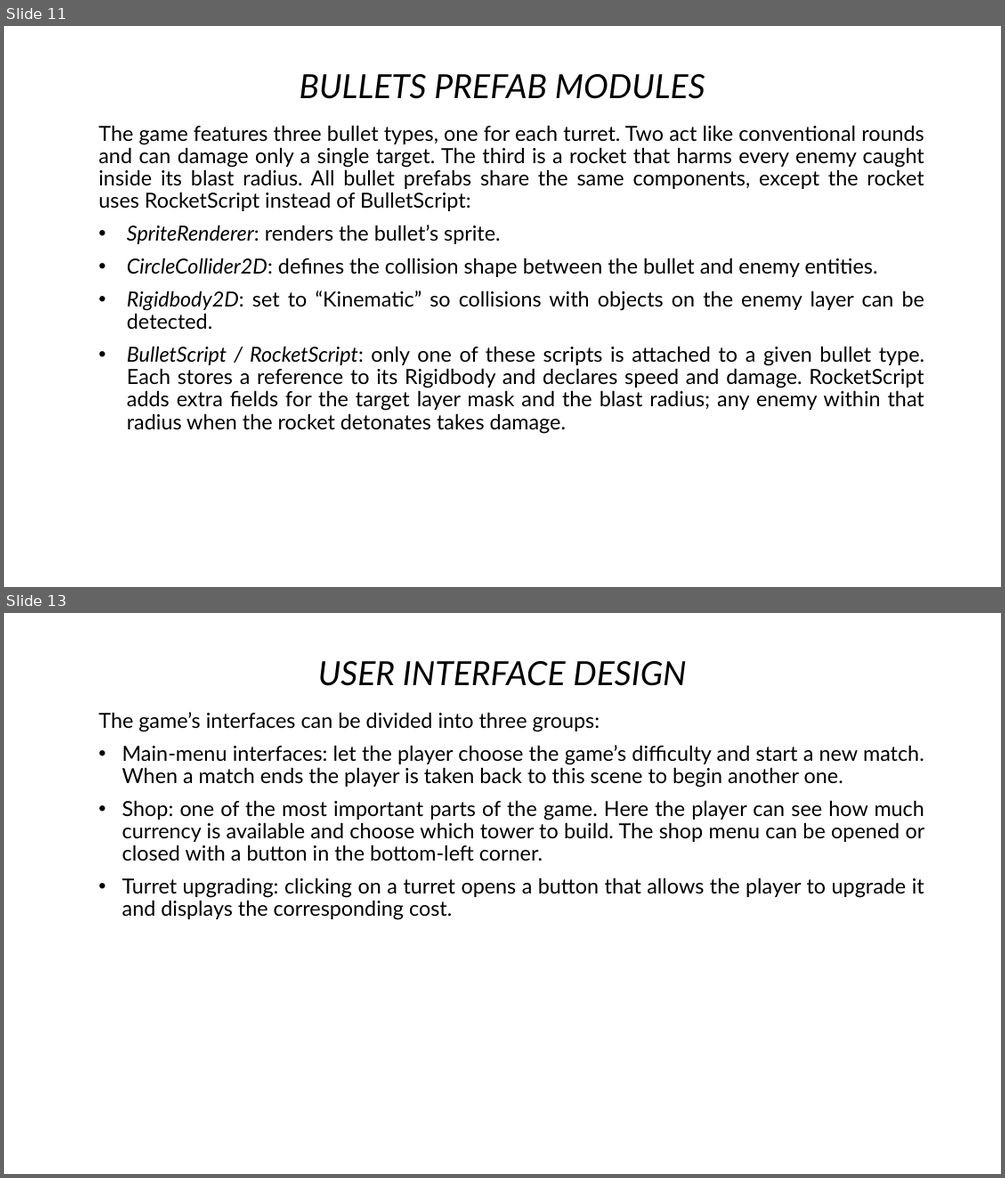
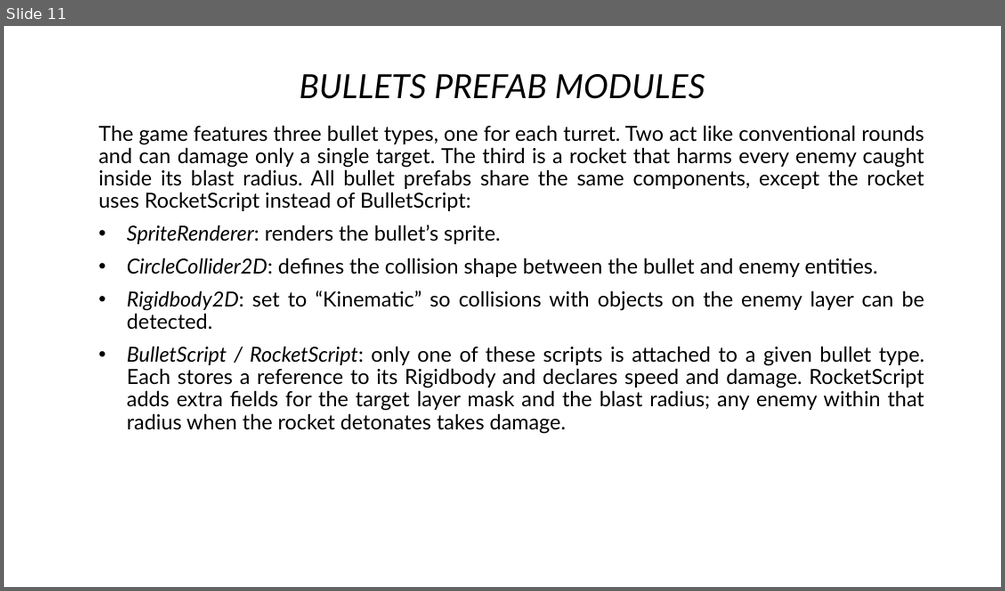
Before and after one commit to DheAnto/TowerDefence, a slide deck: Report Game Dev Eng version.pptx. Shown one above the other, each under a label of ours: slides 11 and 13 before the commit, slide 11 after it; the slides between them are not shown. The pictures are 1005x1178 and 1005x591 pixels, drawn with LibreOffice and Linux fonts; fonts in the diff are those of the drawing. Boxes give left, top, right and bottom in pixels: in the first picture for what was removed or moved away, otherwise in the second. Text is boxed around its words. In the diff, an @@ line names an element or a change of style, - is before the commit and + after.

```diff
--- a/Report Game Dev Eng version.pptx
+++ b/Report Game Dev Eng version.pptx
@@ slide 13 removed at bbox=[4, 613, 1001, 1174], background #FFFFFF @@
@@ title removed at bbox=[318, 661, 686, 686] @@
-USER INTERFACE DESIGN
@@ text removed at bbox=[98, 712, 925, 920] @@
-The game’s interfaces can be divided into three groups:
-• Main-menu interfaces: let the player choose the game’s difficulty and start a new match. When a match ends the player is taken back to this scene to begin another one.
-• Shop: one of the most important parts of the game. Here the player can see how much currency is available and choose which tower to build. The shop menu can be opened or closed with a button in the bottom-left corner.
-• Turret upgrading: clicking on a turret opens a button that allows the player to upgrade it and displays the corresponding cost.
```
Also in this commit, not shown: 2 slides changed, 1 slide added.
